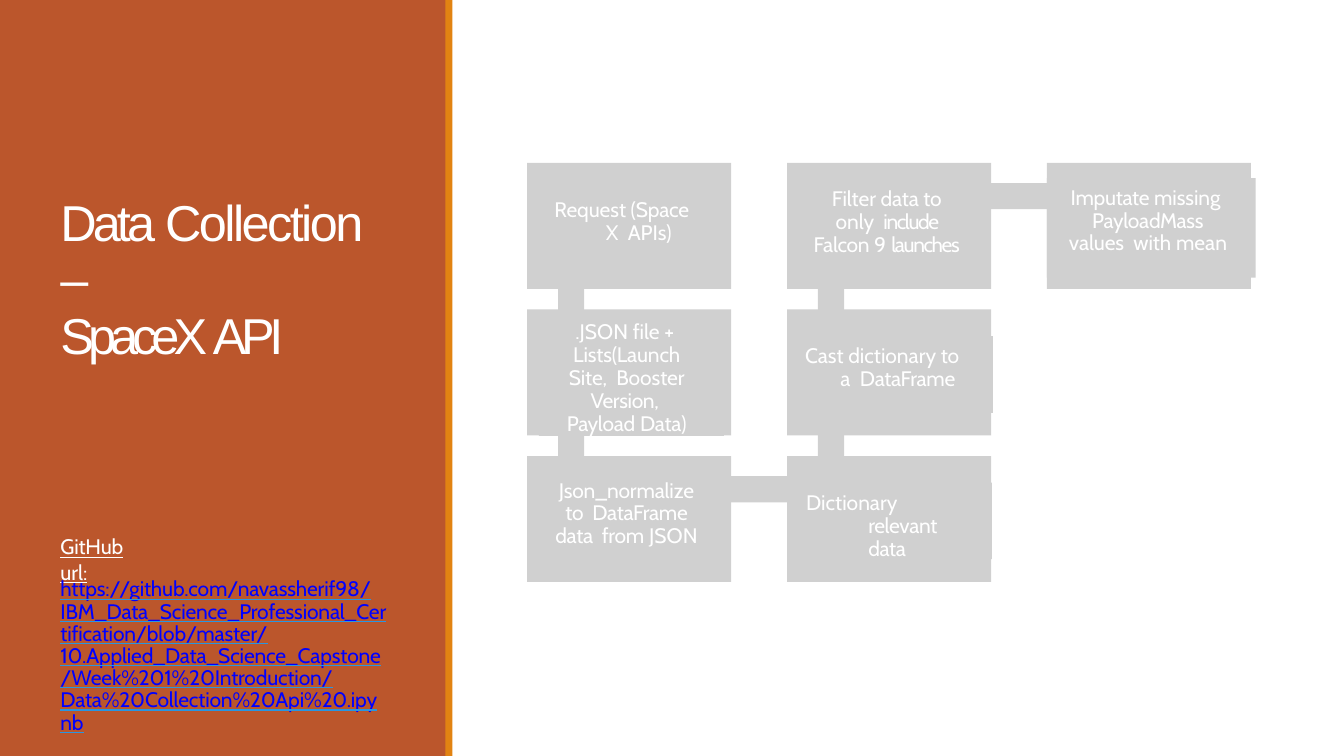
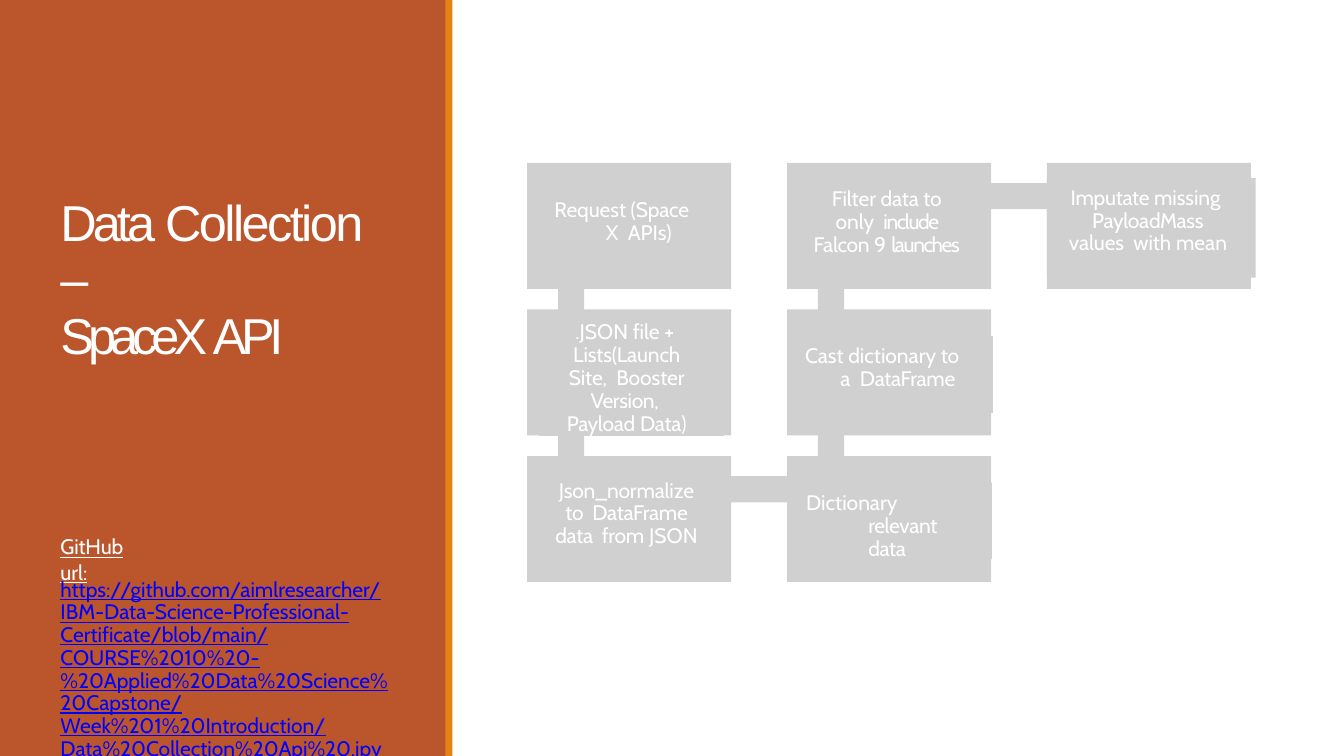
Before and after one commit to aimlresearcher/IBM-Data-Science-Professional-Certificate, a slide deck: slide 8 of COURSE 10 - Applied Data Science Capstone/Week 5 Present Your Data-Driven Insights/Data Science Journey.pptx. Drawn at 1344x756 pixels with LibreOffice and Linux fonts; fonts in the diff are those of the drawing; grey boxes stand for pictures. Boxes give left, top, right and bottom in pixels: in the first picture for what was removed or moved away, otherwise in the second. Text is boxed around its words. In the diff, an @@ line names an element or a change of style, - is before the commit and + after.

Commit message:
Data Science

```diff
--- a/COURSE 10 - Applied Data Science Capstone/Week 5 Present Your Data-Driven Insights/Data Science Journey.pptx
+++ b/COURSE 10 - Applied Data Science Capstone/Week 5 Present Your Data-Driven Insights/Data Science Journey.pptx
@@ text at bbox=[60, 579, 387, 736]: text changed @@
-https://github.com/navassherif98/IBM_Data_Science_Professional_Certification/blob/master/10.Applied_Data_Science_Capstone/Week%201%20Introduction/Data%20Collection%20Api%20.ipynb
+https://github.com/aimlresearcher/IBM-Data-Science-Professional-Certificate/blob/main/COURSE%2010%20-%20Applied%20Data%20Science%20Capstone/Week%201%20Introduction/Data%20Collection%20Api%20.ipynb
```
Also in this commit, not shown: 9 other slides changed, 1 other file.
